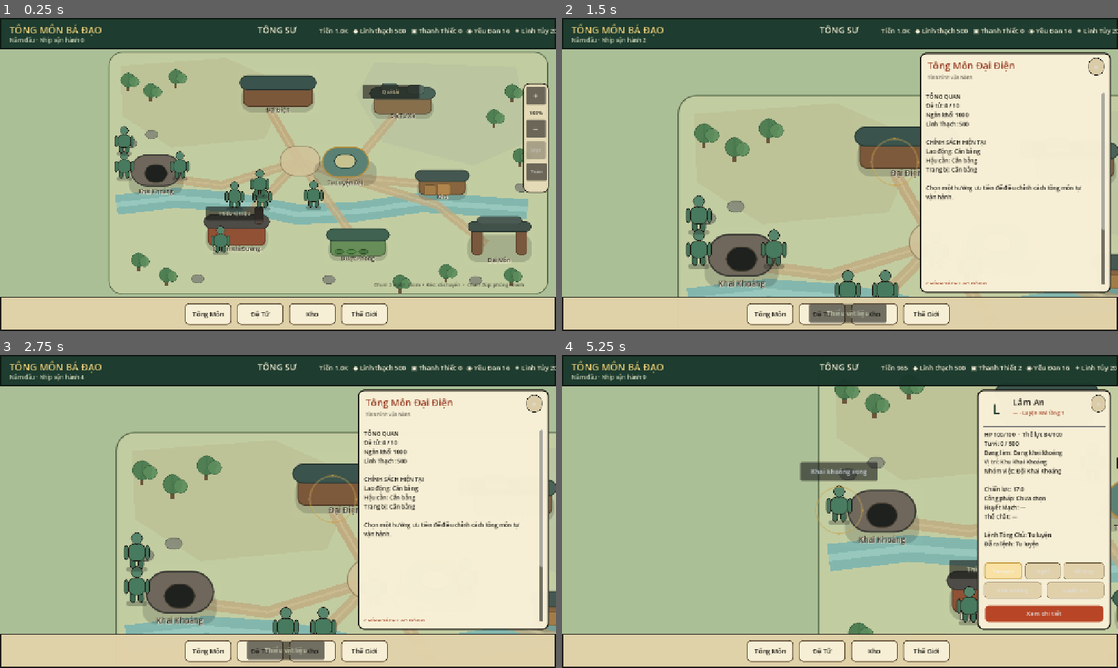
Above: before the commit, frames 1-4 (two rows, left to right).
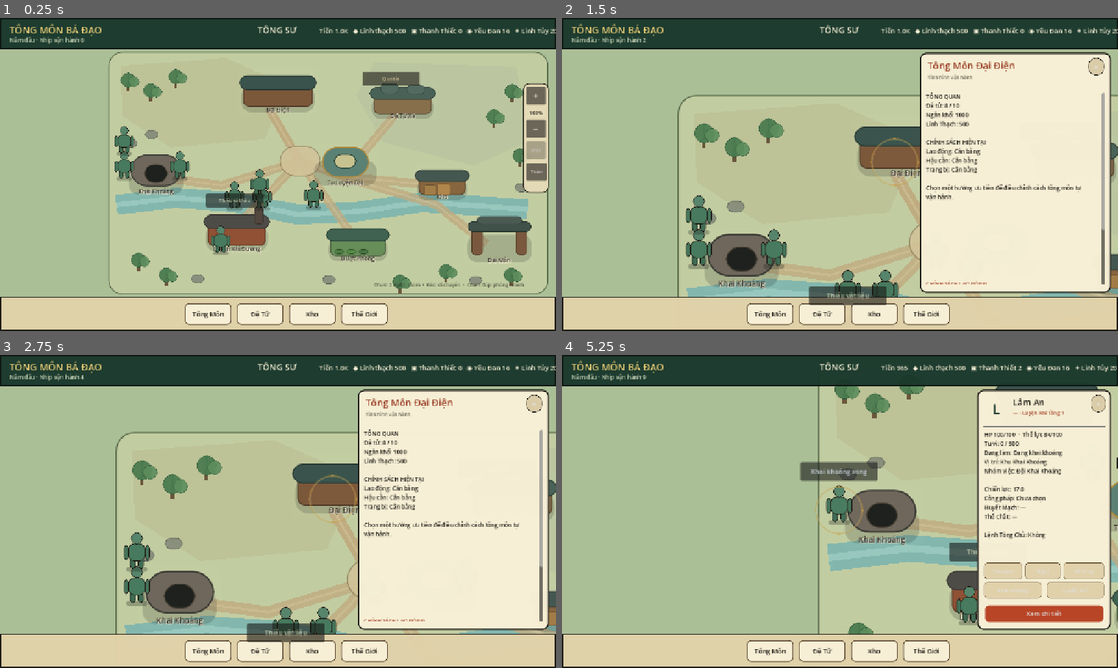
Above: after the commit, the same moments.

Repository: vuanhtuan161094-byte/TongMonBaDao
Game: Godot game, scene res://scenes/p3/p3_2_landscape_sect.tscn
The game is run twice, just before and just after one commit, with the same random seed, the same clock (stepped at 60 frames per second) and the same inputs.
Inputs (mouse positions are in pixels of both pictures, inside the frame that each line leads up to):
- Up to frame 1 (0.25 s): no input
- Up to frame 2 (1.5 s): click (840, 89) at 0.5 s; click (1073, 161) at 1.25 s
- Up to frame 3 (2.75 s): click (433, 586) at 2 s
- Up to frame 4 (5.25 s): click (739, 596) at 2.75 s; click (990, 583) at 3.5 s; click (840, 495) at 4.27 s; click "Thiếu vật liệu" at 5 s

The runs differ from the first frame. In frame 1, 1.6% of the frame differs, in the area x 37-76%, y 17-65%; in frame 2, 1.6%; in frame 3, 1.6%; in frame 4, 0.8%.

Commit message:
Lift building cues clear of live actors

Diff:
--- a/godot/src/presentation/p3/living_cue_layer.gd
+++ b/godot/src/presentation/p3/living_cue_layer.gd
@@ -4,7 +4,7 @@
 signal cue_pressed(cue: Dictionary)
 
 const DISCIPLE_OFFSET := Vector2(-66.0, -82.0)
-const BUILDING_OFFSET := Vector2(-66.0, -58.0)
+const BUILDING_OFFSET := Vector2(-66.0, -88.0)
 const CUE_SIZE := Vector2(132.0, 32.0)
 
 var buttons: Dictionary = {}
